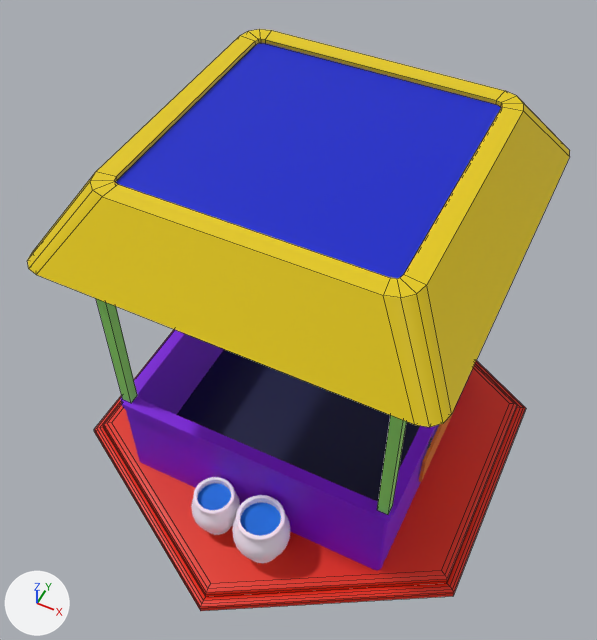
One commit to the Blender file Assets/RESOURCES/Models/ShopLvl1.blend: the scene before it, then after it.
Before and after are seen from a 50 mm lens placed at (1.76, -3.79, 6.14), pointed at (-0.08, -0.12, 1.56). The axes (+X, +Y, +Z) are drawn at lower left. The lights are the same throughout. Mesh edges are drawn as thin lines on the coarser meshes.
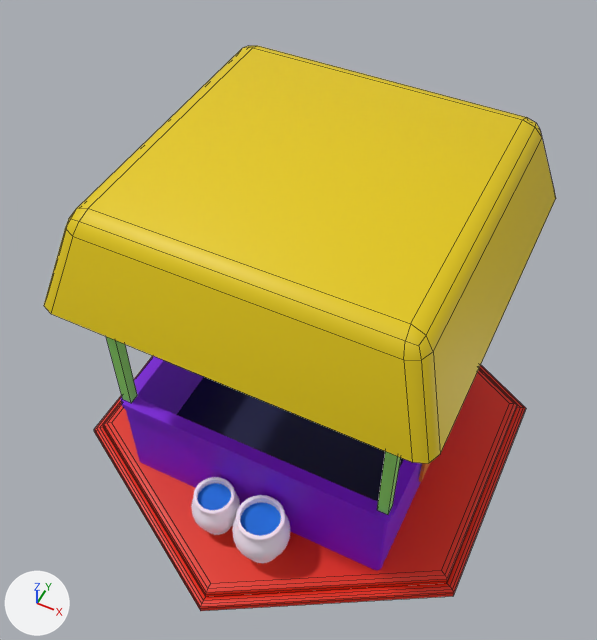
Commit message: ~ Change shop lvl1

Edits to the bpy script that builds the scene:
```text
Add me_plane:
    me_plane.from_pydata(...)  # 40 vertices, 33 faces; spans x -1.19..1.19, y -1.19..1.19, z -0.59..0.0
    me_plane.polygons.foreach_set('use_smooth', [True] * 33)
    me_plane.materials.append(mat_door)  # yellow #e7cb00
Remove ob_cube_002:
    ob_cube_002 = bpy.data.objects.new('Cube.002', me_cube_004)
    ob_cube_002.location = (-0.001, -0.001, 0.142)
    ob_cube_002.scale = (1.03, 1.03, 0.348)
Add ob_plane:
    ob_plane = bpy.data.objects.new('Plane', me_plane)
    ob_plane.location = (-0.001, -0.001, 2.954)
    ob_plane.scale = (1.12, 1.11, 1.18)
```

Pixel boxes [x1, y1, x2, y2] of what changed, in the pictures (597 x 640 px):
'Plane', added (yellow)
    after: [44, 46, 556, 463]
'Cube.002', deleted
    before: [27, 29, 570, 427]
    faces in mat_door (yellow #e7cb00): [27, 29, 570, 427]
    faces in mat_trident (blue #001ecc): [116, 43, 501, 278]
